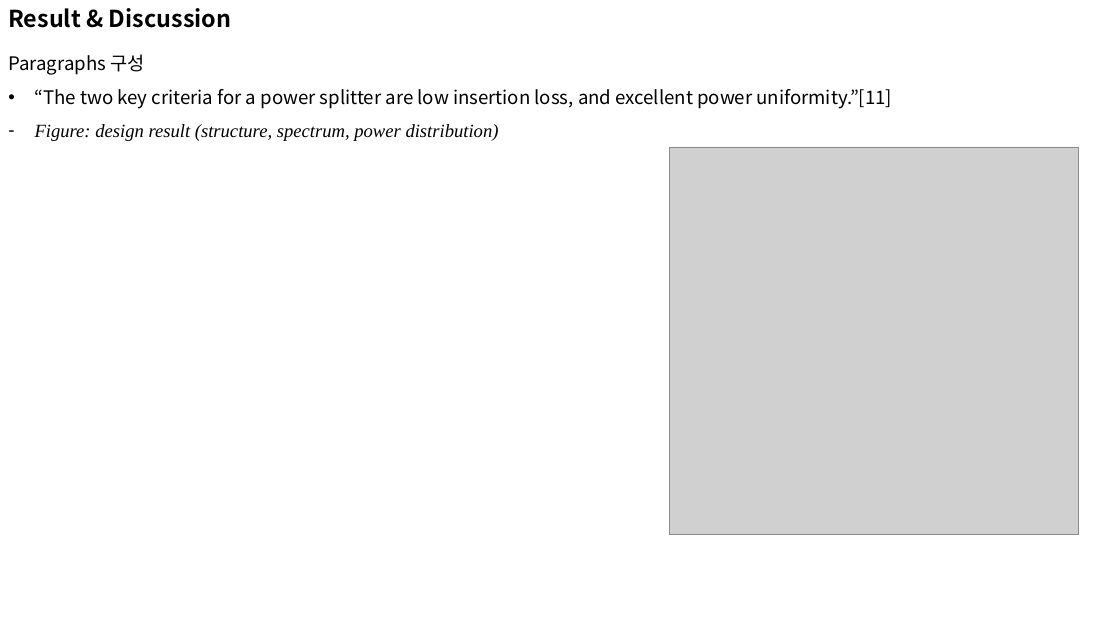
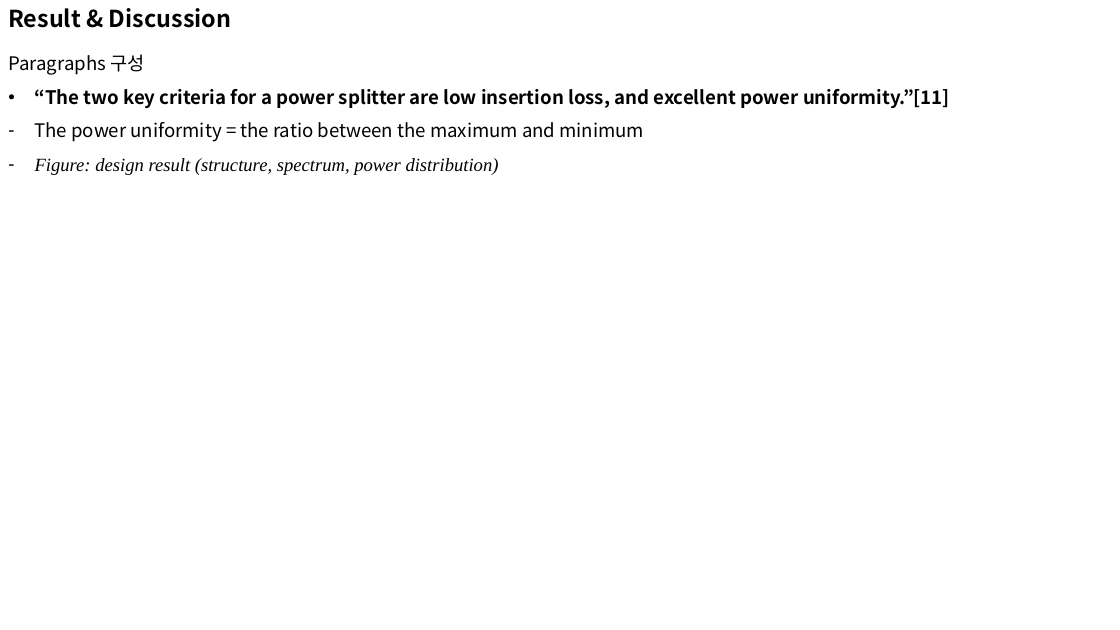
Before and after one commit to jglee96/NBTP_Lab, a slide deck: slide 4 of 개인/석사학위논문/Manuscript Preparation.pptx (slide 3 before the commit). Drawn at 1120x630 pixels with LibreOffice and Linux fonts; fonts in the diff are those of the drawing; grey boxes stand for pictures. Boxes give left, top, right and bottom in pixels: in the first picture for what was removed or moved away, otherwise in the second. Text is boxed around its words. In the diff, an @@ line names an element or a change of style, - is before the commit and + after.

```diff
--- a/개인/석사학위논문/Manuscript Preparation.pptx
+++ b/개인/석사학위논문/Manuscript Preparation.pptx
@@ text at bbox=[35, 89, 950, 108]: bold on in "“The two key criteria for a power ..." @@
@@ text at bbox=[35, 122, 645, 142]: paragraph added @@
+– The power uniformity = the ratio between the maximum and minimum
@@ picture removed at bbox=[670, 147, 1080, 535] @@
```
Also in this commit, not shown: 2 other slides changed, 1 slide added, 21 other files.
